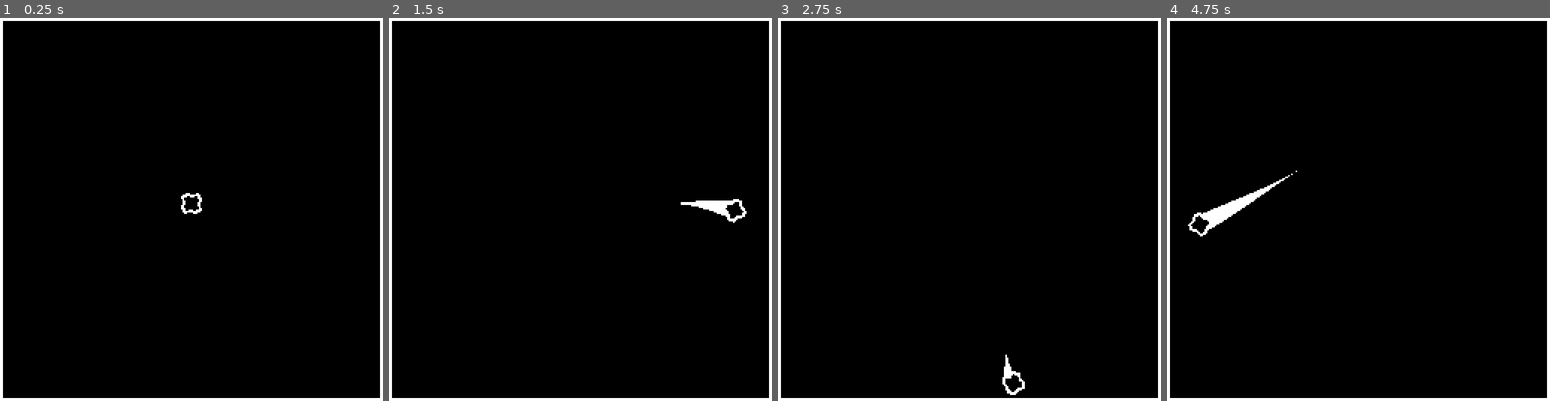
Above: before the commit, frames 1-4 (left to right).
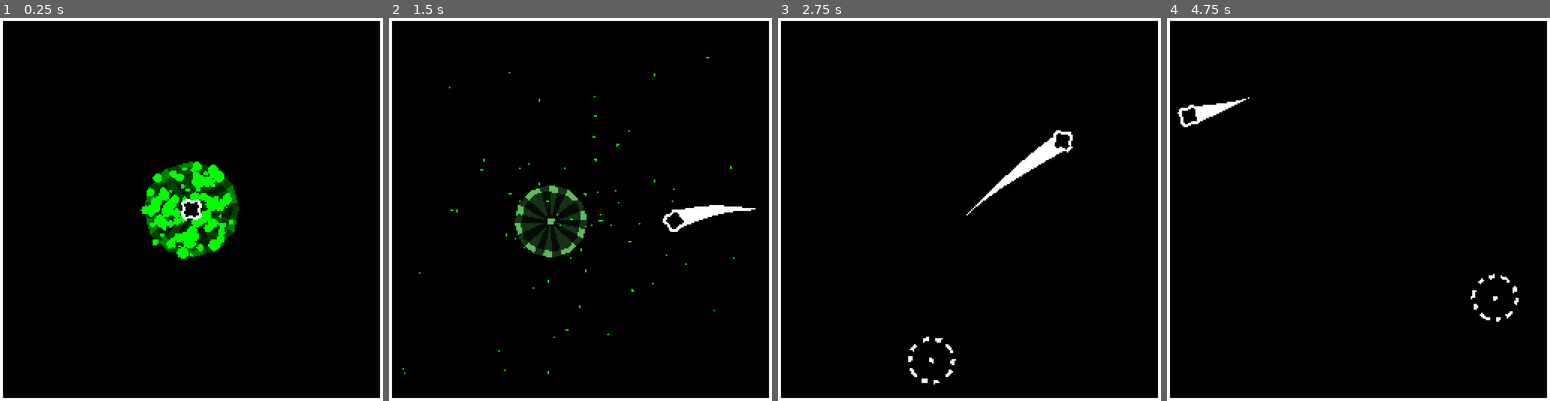
Above: after the commit, the same moments.

Repository: Ayabee527/mini-jam-155-wind
Game: Godot game, scene res://main/main.tscn
Same seed, same stepped clock (60 frames per second), same inputs: the game is played once before the commit and once after it.
Inputs:
- Up to frame 1 (0.25 s): no input
- Up to frame 2 (1.5 s): hold D (move_right) 0.53-1.28 s; hold S (move_down) from 1.28 s (still down)
- Up to frame 3 (2.75 s): release S (move_down) at 2.03 s; hold D (move_right) from 2.03 s (still down)
- Up to frame 4 (4.75 s): release D (move_right) at 2.78 s; hold W (move_up) 2.78-3.53 s; hold A (move_left) from 3.53 s (still down)

The runs differ from the first frame. In frame 1, 4.7% of the frame differs, in the area x 36-63%, y 37-63%; in frame 2, 2.5%; in frame 3, 1.2%; in frame 4, 1.3%.

Commit message:
player goal basics

Diff:
--- a/game/default_bus_layout.tres
+++ b/game/default_bus_layout.tres
@@ -5,7 +5,7 @@
 bus/1/solo = false
 bus/1/mute = false
 bus/1/bypass_fx = false
-bus/1/volume_db = 0.0
+bus/1/volume_db = -20.3684
 bus/1/send = &"Master"
 bus/2/name = &"music"
 bus/2/solo = false
--- /dev/null
+++ b/game/goal/player_goal.gd
@@ -0,0 +1,59 @@
+class_name PlayerGoal
+extends RigidBody2D
+
+signal collected()
+
+@export var stun_timer: Timer
+@export var shape: Polygon2D
+
+@export var collect_particles: GPUParticles2D
+
+@export var explod_sound: AudioStreamPlayer
+@export var yipee_sound: AudioStreamPlayer
+
+var velocity: Vector2
+
+func _ready() -> void:
+	pass
+
+func _physics_process(delta: float) -> void:
+	apply_central_force(velocity)
+
+func show_collect() -> void:
+	var tween = create_tween().set_ease(Tween.EASE_IN_OUT).set_trans(Tween.TRANS_CUBIC)
+	tween.set_parallel()
+	tween.tween_property(
+		shape, "modulate",
+		Color(1, 1, 1, 1), 3.0
+	).from(Color(0, 1, 0, 0.5))
+	tween.tween_property(
+		shape, "scale",
+		Vector2.ONE, 3.0
+	).from(Vector2.ONE * 2.0)
+	tween.play()
+
+	collect_particles.restart()
+	explod_sound.play()
+	yipee_sound.play()
+
+func _on_player_zone_body_entered(body: Node2D) -> void:
+	if body is Player:
+		if stun_timer.is_stopped():
+			stun_timer.start()
+			show_collect()
+			collected.emit()
+
+			var dir_to_player := global_position.direction_to(
+				body.global_position
+			)
+			apply_central_impulse(dir_to_player.rotated(PI) * 500.0)
+			body.apply_central_impulse(dir_to_player * 750.0)
+
+
+func _on_move_timer_timeout() -> void:
+	var speed: float = randf_range(25, 250)
+	var dir: Vector2 = Vector2.from_angle(TAU * randf())
+	dir += constant_force.normalized() * 0.5
+	dir = dir.normalized()
+
+	velocity = dir * speed
--- /dev/null
+++ b/game/goal/player_goal.tscn
@@ -0,0 +1,114 @@
+[gd_scene load_steps=13 format=3 uid="uid://j5ampglym1at"]
+
+[ext_resource type="Script" path="res://goal/player_goal.gd" id="1_pwn1o"]
+[ext_resource type="Texture2D" uid="uid://dmmadcrn8ay1x" path="res://assets/textures/circle-filled.png" id="2_ek0ph"]
+[ext_resource type="AudioStream" uid="uid://ds8emyev6w6pm" path="res://assets/sounds/explod.wav" id="3_kyjss"]
+[ext_resource type="AudioStream" uid="uid://bigqmw32qq7sh" path="res://assets/sounds/2up.wav" id="4_yyl1y"]
+
+[sub_resource type="PhysicsMaterial" id="PhysicsMaterial_2tyrj"]
+rough = true
+bounce = 1.0
+
+[sub_resource type="CircleShape2D" id="CircleShape2D_hq080"]
+radius = 16.0
+
+[sub_resource type="CircleShape2D" id="CircleShape2D_oekn7"]
+radius = 24.0
+
+[sub_resource type="Curve" id="Curve_mou8y"]
+_data = [Vector2(0, 0), 0.0, 0.0, 0, 0, Vector2(0.106667, 1), 0.0, 0.0, 0, 0, Vector2(1, 0), 0.0, 0.0, 0, 0]
+point_count = 3
+
+[sub_resource type="CurveTexture" id="CurveTexture_xkk78"]
+curve = SubResource("Curve_mou8y")
+
+[sub_resource type="ParticleProcessMaterial" id="ParticleProcessMaterial_d03xg"]
+particle_flag_disable_z = true
+spread = 180.0
+initial_velocity_min = 50.0
+initial_velocity_max = 150.0
+gravity = Vector3(0, 0, 0)
+damping_min = 50.0
+damping_max = 150.0
+scale_min = 0.05
+scale_max = 0.25
+scale_curve = SubResource("CurveTexture_xkk78")
+color = Color(0, 1, 0, 1)
+
+[sub_resource type="AudioStreamRandomizer" id="AudioStreamRandomizer_qwa8d"]
+random_pitch = 1.5
+random_volume_offset_db = 5.0
+streams_count = 1
+stream_0/stream = ExtResource("3_kyjss")
+stream_0/weight = 1.0
+
+[sub_resource type="AudioStreamRandomizer" id="AudioStreamRandomizer_dobcb"]
+random_pitch = 1.5
+streams_count = 1
+stream_0/stream = ExtResource("4_yyl1y")
+stream_0/weight = 1.0
+
+[node name="PlayerGoal" type="RigidBody2D" node_paths=PackedStringArray("stun_timer", "shape", "collect_particles", "explod_sound", "yipee_sound")]
+collision_layer = 8
+physics_material_override = SubResource("PhysicsMaterial_2tyrj")
+gravity_scale = 0.0
+constant_torque = -100.0
+script = ExtResource("1_pwn1o")
+stun_timer = NodePath("StunTimer")
+shape = NodePath("Shape")
+collect_particles = NodePath("CollectParticles")
+explod_sound = NodePath("Explod")
+yipee_sound = NodePath("Yipee")
+
+[node name="Shape" type="Polygon2D" parent="."]
+polygon = PackedVector2Array(-14, -8, -8, -14, 0, -16, 8, -14, 14, -8, 16, 0, 14, 8, 8, 14, 0, 16, -8, 14, -14, 8, -16, 0)
+
+[node name="Fill" type="Polygon2D" parent="Shape"]
+color = Color(0, 0, 0, 1)
+polygon = PackedVector2Array(-12, -6, -6, -12, 0, -14, 6, -12, 12, -6, 14, 0, 12, 6, 6, 12, 0, 14, -6, 12, -12, 6, -14, 0)
+
+[node name="Dasher" type="Polygon2D" parent="Shape"]
+color = Color(0, 0, 0, 1)
+polygon = PackedVector2Array(8, -14, 1, -1, 12, -12, 14, -8, 3, -1, 16, -2, 16, 4, 3, 1, 14, 8, 12, 12, 1, 1, 8, 14, 4, 16, 0, 2, -4, 16, -8, 14, -1, 1, -12, 12, -14, 8, -3, 1, -16, 3, -16, -3, -3, -1, -14, -8, -12, -12, -1, -1, -8, -14, -4, -16, 0, -2, 4, -16)
+
+[node name="Polygon2D" type="Polygon2D" parent="Shape"]
+polygon = PackedVector2Array(0, -2, 2, 0, 0, 2, -2, 0)
+
+[node name="CollisionShape2D" type="CollisionShape2D" parent="."]
+shape = SubResource("CircleShape2D_hq080")
+
+[node name="MoveTimer" type="Timer" parent="."]
+autostart = true
+
+[node name="PlayerZone" type="Area2D" parent="."]
+collision_layer = 16
+collision_mask = 2
+
+[node name="CollisionShape2D" type="CollisionShape2D" parent="PlayerZone"]
+shape = SubResource("CircleShape2D_oekn7")
+
+[node name="StunTimer" type="Timer" parent="."]
+wait_time = 3.0
+one_shot = true
+
+[node name="CollectParticles" type="GPUParticles2D" parent="."]
+emitting = false
+amount = 100
+process_material = SubResource("ParticleProcessMaterial_d03xg")
+texture = ExtResource("2_ek0ph")
+lifetime = 2.0
+one_shot = true
+explosiveness = 1.0
+
+[node name="Explod" type="AudioStreamPlayer" parent="."]
+stream = SubResource("AudioStreamRandomizer_qwa8d")
+bus = &"sfx"
+
+[node name="Yipee" type="AudioStreamPlayer" parent="."]
+stream = SubResource("AudioStreamRandomizer_dobcb")
+volume_db = 12.0
+pitch_scale = 0.75
+bus = &"sfx"
+
+[connection signal="timeout" from="MoveTimer" to="." method="_on_move_timer_timeout"]
+[connection signal="body_entered" from="PlayerZone" to="." method="_on_player_zone_body_entered"]
--- a/game/main/WindMomma.gd
+++ b/game/main/WindMomma.gd
@@ -13,6 +13,7 @@
 
 @export_group("Outer Dependencies")
 @export var player: Player
+@export var player_goal: PlayerGoal
 
 var gusts: Array[WindGust] = []
 
@@ -41,6 +42,7 @@
 		gust.speed = wind_speed
 
 	player.constant_force = wind_direction * wind_speed / 5.0
+	player_goal.constant_force = wind_direction * wind_speed / 5.0
 
 func set_wind_direction(new_direction: Vector2) -> void:
 	wind_direction = new_direction.normalized()
@@ -48,6 +50,7 @@
 		gust.direction = wind_direction
 
 	player.constant_force = wind_direction * wind_speed / 5.0
+	player_goal.constant_force = wind_direction * wind_speed / 5.0
 
 
 func _on_funny_timer_timeout() -> void:
--- a/game/main/main.gd
+++ b/game/main/main.gd
@@ -40,7 +40,7 @@
 		window_velocity.y *= bounce_factor
 
 func bump_window(direction: Vector2) -> void:
-	window_velocity += direction * 1.0
+	window_velocity += direction * 0.5
 
 	var speed_multiplier = wind_momma.wind_direction.normalized().dot(
 		direction.normalized()
@@ -49,8 +49,14 @@
 	if speed_multiplier < 0:
 		speed_multiplier *= -1
 
-	wind_momma.wind_speed *= 0.75
+	wind_momma.wind_speed *= 0.6
 	wind_momma.wind_direction += ( direction.normalized() * 2.0 )
 
 func _on_player_bumped_wall(direction: Vector2) -> void:
-	bump_window(direction)
+	pass
+	#bump_window(direction)
+
+
+func _on_player_goal_collected() -> void:
+	bump_window(player.linear_velocity * 2.5)
+	print("Goal Got!")
--- a/game/main/main.tscn
+++ b/game/main/main.tscn
@@ -1,8 +1,9 @@
-[gd_scene load_steps=9 format=3 uid="uid://3r620wirfx5j"]
+[gd_scene load_steps=10 format=3 uid="uid://3r620wirfx5j"]
 
 [ext_resource type="PackedScene" uid="uid://bvopkx5b76dd6" path="res://player/player.tscn" id="1_8r0be"]
 [ext_resource type="Script" path="res://main/main.gd" id="1_k70rq"]
 [ext_resource type="Script" path="res://main/WindMomma.gd" id="3_3bs31"]
+[ext_resource type="PackedScene" uid="uid://j5ampglym1at" path="res://goal/player_goal.tscn" id="4_5fkus"]
 
 [sub_resource type="StyleBoxFlat" id="StyleBoxFlat_pocrq"]
 bg_color = Color(0, 0, 0, 1)
@@ -37,38 +38,48 @@
 
 [node name="WallLeft" type="StaticBody2D" parent="."]
 position = Vector2(3, 128)
+collision_mask = 10
 
 [node name="CollisionShape2D" type="CollisionShape2D" parent="WallLeft"]
 shape = SubResource("WorldBoundaryShape2D_6y7ge")
 
 [node name="WallUp" type="StaticBody2D" parent="."]
 position = Vector2(128, 3)
+collision_mask = 10
 
 [node name="CollisionShape2D" type="CollisionShape2D" parent="WallUp"]
 shape = SubResource("WorldBoundaryShape2D_8xcy0")
 
 [node name="WallRight" type="StaticBody2D" parent="."]
 position = Vector2(253, 128)
+collision_mask = 10
 
 [node name="CollisionShape2D" type="CollisionShape2D" parent="WallRight"]
 shape = SubResource("WorldBoundaryShape2D_5aiac")
 
 [node name="WallDown" type="StaticBody2D" parent="."]
 position = Vector2(128, 253)
+collision_mask = 10
 
 [node name="CollisionShape2D" type="CollisionShape2D" parent="WallDown"]
 shape = SubResource("WorldBoundaryShape2D_1og74")
 
+[node name="PlayerGoal" parent="." instance=ExtResource("4_5fkus")]
+position = Vector2(128, 128)
+
 [node name="Player" parent="." instance=ExtResource("1_8r0be")]
-position = Vector2(128, 124)
+position = Vector2(128, 128)
 
-[node name="WindMomma" type="Node2D" parent="." node_paths=PackedStringArray("player")]
+[node name="WindMomma" type="Node2D" parent="." node_paths=PackedStringArray("player", "player_goal")]
 script = ExtResource("3_3bs31")
+gust_count = 50
 player = NodePath("../Player")
+player_goal = NodePath("../PlayerGoal")
 
 [node name="FunnyTimer" type="Timer" parent="WindMomma"]
 wait_time = 5.0
 autostart = true
 
+[connection signal="collected" from="PlayerGoal" to="." method="_on_player_goal_collected"]
 [connection signal="bumped_wall" from="Player" to="." method="_on_player_bumped_wall"]
 [connection signal="timeout" from="WindMomma/FunnyTimer" to="WindMomma" method="_on_funny_timer_timeout"]
--- a/game/player/player.gd
+++ b/game/player/player.gd
@@ -3,7 +3,7 @@
 
 signal bumped_wall(direction: Vector2)
 
-@export var speed: float = 500.0
+@export var speed: float = 1000.0
 
 @export_group("Inner Dependencies")
 @export var bump_sound: AudioStreamPlayer
--- a/game/player/player.tscn
+++ b/game/player/player.tscn
@@ -18,6 +18,8 @@
 stream_0/weight = 1.0
 
 [node name="Player" type="RigidBody2D" node_paths=PackedStringArray("bump_sound")]
+collision_layer = 2
+collision_mask = 17
 mass = 2.0
 physics_material_override = SubResource("PhysicsMaterial_brsdm")
 gravity_scale = 0.0
--- a/game/project.godot
+++ b/game/project.godot
@@ -48,6 +48,14 @@
 ]
 }
 
+[layer_names]
+
+2d_physics/layer_1="world"
+2d_physics/layer_2="player"
+2d_physics/layer_3="ouchies"
+2d_physics/layer_4="goal"
+2d_physics/layer_5="goal_goal"
+
 [rendering]
 
 textures/canvas_textures/default_texture_filter=0
--- a/game/wind_gust/wind_gust.gd
+++ b/game/wind_gust/wind_gust.gd
@@ -9,7 +9,7 @@
 var velocity: Vector2
 
 func _ready() -> void:
-	width = randi_range(1, 3)
+	width = randi_range(1, 2)
 
 	add_point(Vector2.ZERO)
 
Not shown, added: game/assets/sounds/1up.wav.import
Not shown, added: game/assets/sounds/2up.wav.import
Not shown, added: game/assets/sounds/excited.wav.import
Not shown, added: game/assets/sounds/explod.wav.import
Not shown, added: game/assets/sounds/owowow.wav.import
Not shown, added: game/assets/textures/circle-empty.png.import
Binary file added: game/assets/textures/circle-filled.png
Not shown, added: game/assets/textures/circle-filled.png.import
Not shown, added: game/assets/sounds/1up.wav
Not shown, added: game/assets/sounds/2up.wav
Not shown, added: game/assets/sounds/excited.wav
Not shown, added: game/assets/sounds/explod.wav
(and 1 more such lines)
